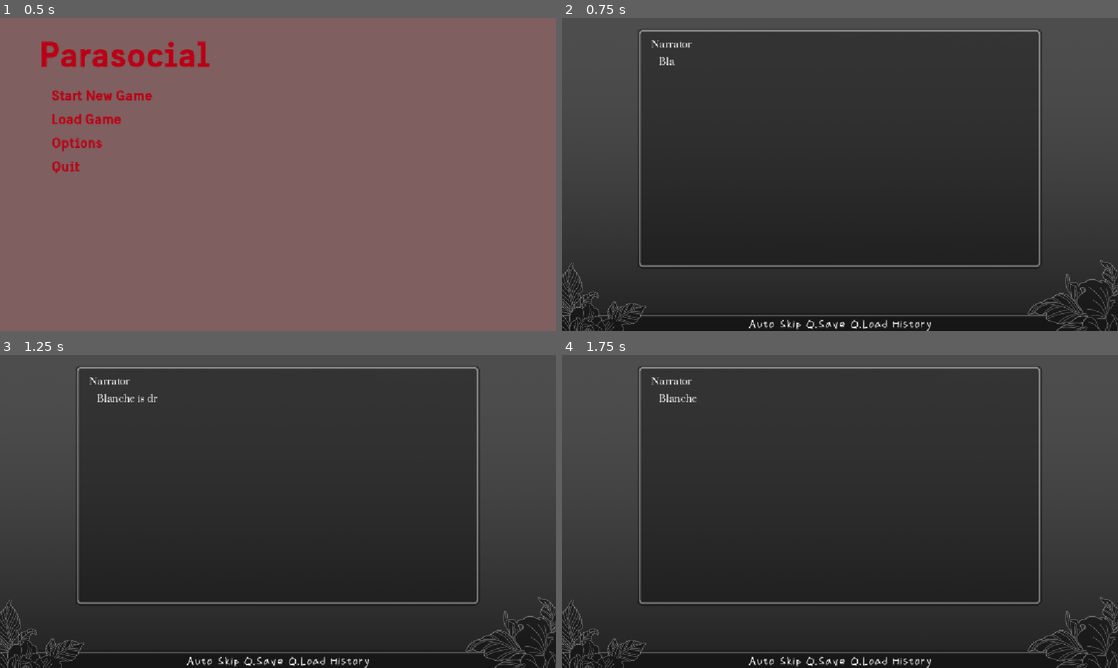
Above: before the commit, frames 1-4 (two rows, left to right).
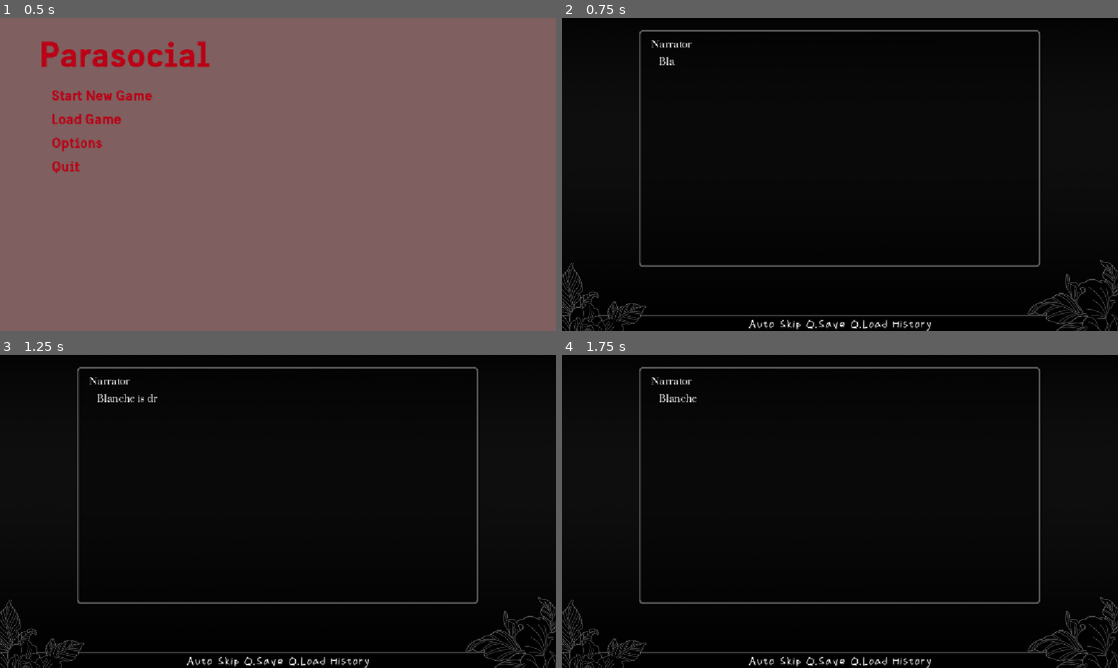
Above: after the commit, the same moments.

Repository: Cobble-Stun/toxic-yuri-game-jam
Game: Godot game, scene res://scenes/Main Menu.tscn
Same seed, same stepped clock (60 frames per second), same inputs: the game is played once before the commit and once after it. The project has no main scene, so this scene is started directly. Sound files missing from this copy of the repository are replaced by a short silence.
Inputs:
- Up to frame 1 (0.5 s): no input
- Up to frame 2 (0.75 s): click "Start New Game" at 0.5 s
- Up to frame 3 (1.25 s): no input
- Up to frame 4 (1.75 s): click "Q.Load" at 1.25 s

Frame 1 is identical in both runs. In frame 2, 94% of the frame differs, in the area x 0-100%, y 0-95%; in frame 3, 94%; in frame 4, 94%.

Commit message:
bg update and novel bg

Diff:
--- a/scenes/Stage.tscn
+++ b/scenes/Stage.tscn
@@ -169,7 +169,7 @@
 modulate = Color(0, 0, 0, 1)
 layout_mode = 0
 offset_right = 1171.0
-offset_bottom = 883.0
+offset_bottom = 676.0
 texture = ExtResource("2_vr4fv")
 expand_mode = 1
 
@@ -240,7 +240,6 @@
 text = "Name"
 
 [node name="Novel Dialogue Box" type="TextureRect" parent="CanvasLayer/Control" unique_id=1960479756]
-visible = false
 layout_mode = 1
 anchors_preset = 12
 anchor_top = 1.0
@@ -255,6 +254,29 @@
 mouse_behavior_recursive = 1
 texture = ExtResource("6_vr4fv")
 expand_mode = 3
+
+[node name="Gradient" type="TextureRect" parent="CanvasLayer/Control/Novel Dialogue Box" unique_id=938481227]
+modulate = Color(0, 0, 0, 1)
+show_behind_parent = true
+layout_mode = 0
+offset_left = 1197.1897
+offset_top = 1116.0083
+offset_right = 2408.1196
+offset_bottom = 2256.0833
+rotation = 3.1415927
+texture = ExtResource("2_vr4fv")
+expand_mode = 1
+
+[node name="Gradient" type="TextureRect" parent="CanvasLayer/Control/Novel Dialogue Box/Gradient" unique_id=1688516030]
+show_behind_parent = true
+layout_mode = 0
+offset_left = 1197.1897
+offset_top = 1550.0082
+offset_right = 2408.1196
+offset_bottom = 2690.083
+rotation = 3.1415927
+texture = ExtResource("2_vr4fv")
+expand_mode = 1
 
 [node name="Dialogue" type="PanelContainer" parent="CanvasLayer/Control/Novel Dialogue Box" unique_id=916173807]
 layout_mode = 1
Not shown, changed: images/backgrounds/TyrestaLake.png
